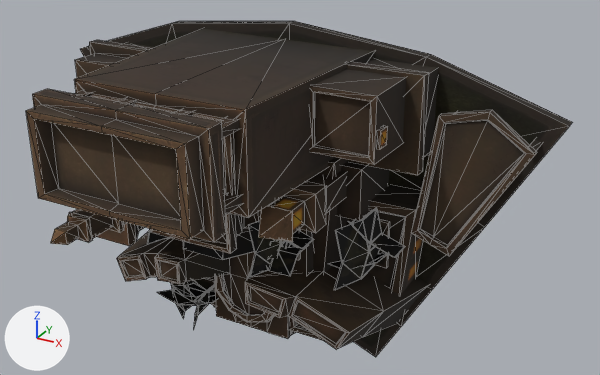
What one commit did to the OBJ model sceneobjs/huodong_fuben_602/huodong_fuben_602_build_01.obj.
The view is the same before and after, from a 50 mm lens placed at (5368.0, -9611.0, 4814.0), pointed at (734.0, -1186.0, 602.0). Every picture has the same lights, and +X, +Y and +Z are marked at lower left. Mesh edges are drawn as thin lines. Where no turn or scale is listed for an object, it has been applied to the vertices. Vertices at the same position are counted once.

The first picture shows 'huodong_fuben_602_build_01'.
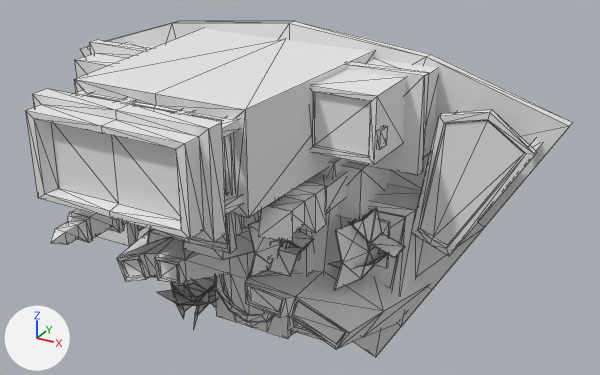
Pixel boxes (x1, y1, x2, y2) of what changed, in the pictures (600 x 375 px):
part 1 of me_huodong_fuben_602_build_01, recoloured
    both: (74, 29, 542, 217)
part 2 of me_huodong_fuben_602_build_01, recoloured (black to grey)
    both: (117, 213, 429, 349)
part 3 of me_huodong_fuben_602_build_01, recoloured (brown to grey)
    both: (26, 89, 265, 314)
part 4 of me_huodong_fuben_602_build_01, recoloured (black to grey)
    both: (80, 21, 572, 357)
part 5 of me_huodong_fuben_602_build_01, recoloured (black to grey)
    both: (236, 161, 389, 275)
part 6 of me_huodong_fuben_602_build_01, recoloured
    both: (75, 40, 438, 277)
part 7 of me_huodong_fuben_602_build_01, recoloured
    both: (50, 171, 349, 349)
part 8 of me_huodong_fuben_602_build_01, recoloured
    both: (206, 110, 537, 340)
part 9 of me_huodong_fuben_602_build_01, recoloured
    both: (147, 69, 406, 339)
part 10 of me_huodong_fuben_602_build_01, recoloured
    both: (313, 62, 429, 274)

The change in detail:
Material 'material_10' (mat_material_10_1) is new.
Its base color is (0.8, 0.8, 0.8) (white #e7e7e7).
Its roughness is 1.0.
Material 'material_9' (mat_material_9_1) is new.
Its base color is (0.8, 0.8, 0.8) (white #e7e7e7).
Its roughness is 1.0.
Material 'material_6' (mat_material_6_1) is new.
Its base color is (0.8, 0.8, 0.8) (white #e7e7e7).
Its roughness is 1.0.
Material 'material_5' (mat_material_5_1) is new.
Its base color is (0.8, 0.8, 0.8) (white #e7e7e7).
Its roughness is 1.0.
Material 'material_1' (mat_material_1_1) is new.
Its base color is (0.8, 0.8, 0.8) (white #e7e7e7).
Its roughness is 1.0.
Material 'material_8' (mat_material_8_1) is new.
Its base color is (0.8, 0.8, 0.8) (white #e7e7e7).
Its roughness is 1.0.
Material 'material_3' (mat_material_3_1) is new.
Its base color is (0.8, 0.8, 0.8) (white #e7e7e7).
Its roughness is 1.0.
Material 'material_2' (mat_material_2_1) is new.
Its base color is (0.8, 0.8, 0.8) (white #e7e7e7).
Its roughness is 1.0.
Material 'material_4' (mat_material_4_1) is new.
Its base color is (0.8, 0.8, 0.8) (white #e7e7e7).
Its roughness is 1.0.
Material 'material_7' (mat_material_7_1) is new.
Its base color is (0.8, 0.8, 0.8) (white #e7e7e7).
Its roughness is 1.0.
me_huodong_fuben_602_build_01 has 1253 vertices, 1592 faces and spans x -3715.0..3715.0, y -3781.0..0.0, z -2400.0..2400.0.
me_huodong_fuben_602_build_01 is used by ob_huodong_fuben_602_build_01; location (0.0, 0.0, 0.0).
me_huodong_fuben_602_build_01 part 1: all 220 faces that had it switch from mat_material_1 (picture img_huodong_fuben_602_build_01_01_png) to mat_material_1_1 (white #e7e7e7).
me_huodong_fuben_602_build_01 part 2: all 109 faces that had it switch from mat_material_2 (picture img_huodong_fuben_602_build_01_02_png) to mat_material_2_1 (white #e7e7e7).
me_huodong_fuben_602_build_01 part 3: all 98 faces that had it switch from mat_material_3 (picture img_huodong_fuben_602_build_01_03_png) to mat_material_3_1 (white #e7e7e7).
me_huodong_fuben_602_build_01 part 4: all 162 faces that had it switch from mat_material_4 (picture img_huodong_fuben_602_build_01_04_png) to mat_material_4_1 (white #e7e7e7).
me_huodong_fuben_602_build_01 part 5: all 114 faces that had it switch from mat_material_5 (picture img_huodong_fuben_602_build_01_05_png) to mat_material_5_1 (white #e7e7e7).
me_huodong_fuben_602_build_01 part 6: all 143 faces that had it switch from mat_material_6 (picture img_huodong_fuben_602_build_01_06_png) to mat_material_6_1 (white #e7e7e7).
me_huodong_fuben_602_build_01 part 7: all 282 faces that had it switch from mat_material_7 (picture img_huodong_fuben_602_build_01_07_png) to mat_material_7_1 (white #e7e7e7).
me_huodong_fuben_602_build_01 part 8: all 98 faces that had it switch from mat_material_8 (picture img_huodong_fuben_602_build_01_08_png) to mat_material_8_1 (white #e7e7e7).
me_huodong_fuben_602_build_01 part 9: all 340 faces that had it switch from mat_material_9 (picture img_huodong_fuben_602_build_01_09_png) to mat_material_9_1 (white #e7e7e7).
me_huodong_fuben_602_build_01 part 10: all 26 faces that had it switch from mat_material_10 (picture img_huodong_fuben_602_build_01_10_png) to mat_material_10_1 (white #e7e7e7).
